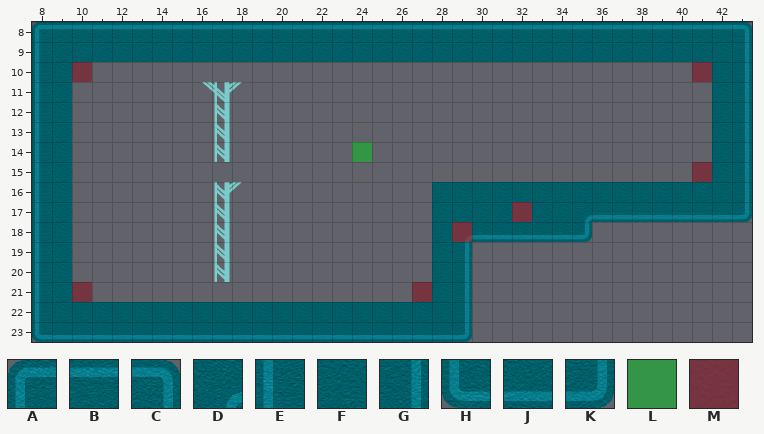
One commit to this Tiled map (JSON): assets/jsons/levels/level1.json. The picture above is the old version.
Cells are 64x64 px. Shown: x 8..43, y 8..23. Not drawn, because the pictures are missing: unchanged layer "Terrain".
Key: from "backgroundTiles": A 0 "backgroundTiles", B 1 "backgroundTiles", C 2 "backgroundTiles", D 3 "backgroundTiles", E 5 "backgroundTiles", F 6 "backgroundTiles", G 7 "backgroundTiles", H 10 "backgroundTiles", J 11 "backgroundTiles", K 12 "backgroundTiles"; from "board": L 1 "boardClimb", M 2 "boardFloor".
_ is an empty cell.
Layers that did not change in this view are not listed.
Layer "Background" before, first column x 8:
 8 ABBBBBBBBBBBBBBBBBBBBBBBBBBBBBBBBBBC
 9 EFFFFFFFFFFFFFFFFFFFFFFFFFFFFFFFFFFG
10 EFF______________________________FFG
11 EF________________________________FG
12 EF________________________________FG
13 EF________________________________FG
14 EF________________________________FG
15 EF_______________________________FFG
16 EF__________________FFFFFFFFFFFFFFFG
17 EF__________________FFFFFFFDJJJJJJJK
18 EF__________________FDJJJJJK________
19 EF__________________FG______________
20 EF__________________FG______________
21 EFF________________FFG______________
22 EFFFFFFFFFFFFFFFFFFFFG______________
23 HJJJJJJJJJJJJJJJJJJJJK______________
Layer "Corners" before, first column x 8:
 8 ____________________________________
 9 ____________________________________
10 __M______________________________M__
11 ____________________________________
12 ____________________________________
13 ____________________________________
14 ________________L___________________
15 _________________________________M__
16 ____________________________________
17 ________________________M___________
18 _____________________M______________
19 ____________________________________
20 ____________________________________
21 __M________________M________________
22 ____________________________________
23 ____________________________________
After:
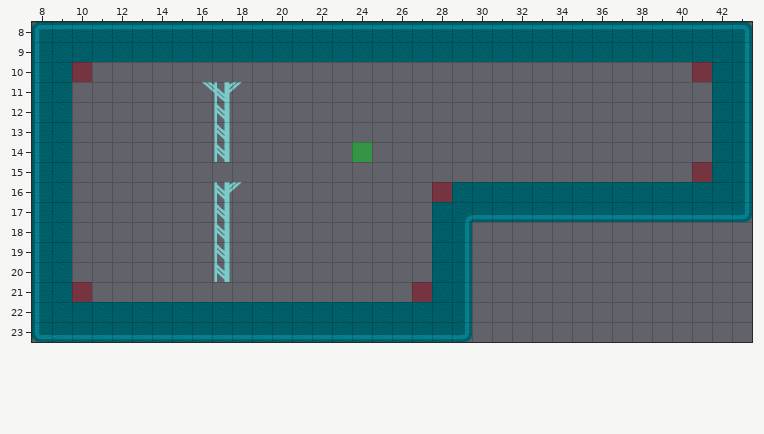
See-through tiles are keyed as they look on the map.
Difference:
Layer "Background":
y 17: x 29..35 FFFFFFD -> DJJJJJJ
y 18: x 29..35 DJJJJJK -> G______
Layer "Corners":
y 16: x 28 _ -> M
y 17: x 32 M -> _
y 18: x 29 M -> _
Boxes around the changes in both pictures, in picture pixels (x1, y1, x2, y2):
changed: (432, 182, 592, 242)
